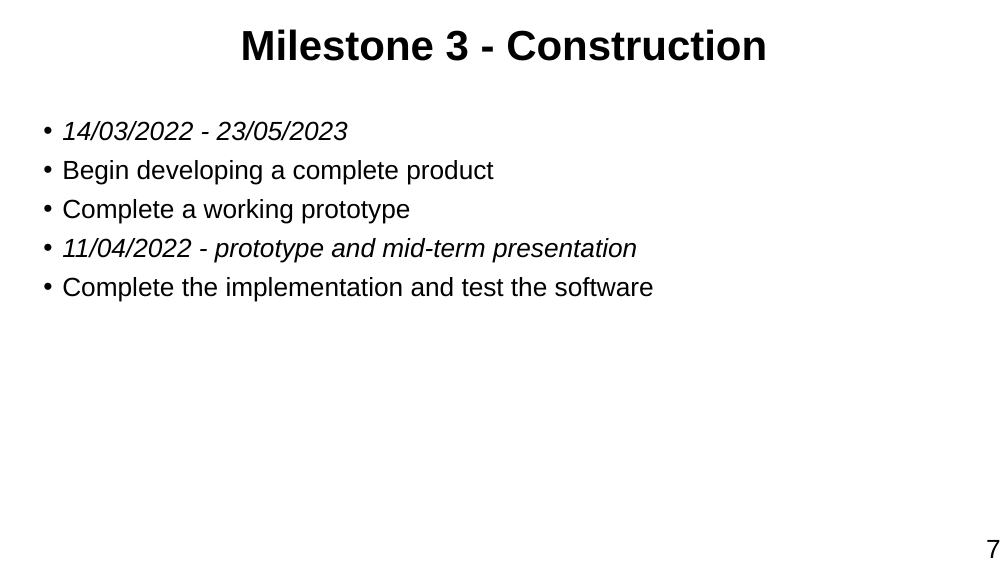
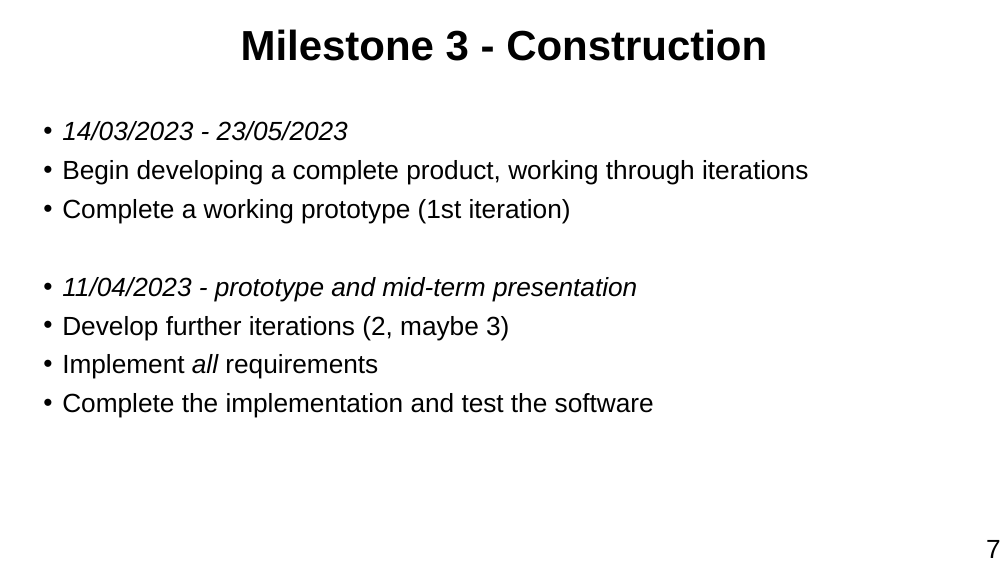
Before and after one commit to zzzzz151/AI-text-detector, a slide deck: slide 7 of PresentationInception.pptx. Drawn at 1008x567 pixels with LibreOffice and Linux fonts; fonts in the diff are those of the drawing. Boxes give left, top, right and bottom in pixels: in the first picture for what was removed or moved away, otherwise in the second. Text is boxed around its words. In the diff, an @@ line names an element or a change of style, - is before the commit and + after.

Commit message:
Finished presentation

```diff
--- a/PresentationInception.pptx
+++ b/PresentationInception.pptx
@@ text at (62, 121, 808, 379): text changed; italic off @@
-• 14/03/2022 - 23/05/2023
-• Begin developing a complete product
-• Complete a working prototype
-• 11/04/2022 - prototype and mid-term presentation
+• 14/03/2023 - 23/05/2023
+• Begin developing a complete product, working through iterations
+• Complete a working prototype (1st iteration)
+• 11/04/2023 - prototype and mid-term presentation
+• Develop further iterations (2, maybe 3)
+• Implement all requirements
```
Also in this commit, not shown: 1 other slide changed.
